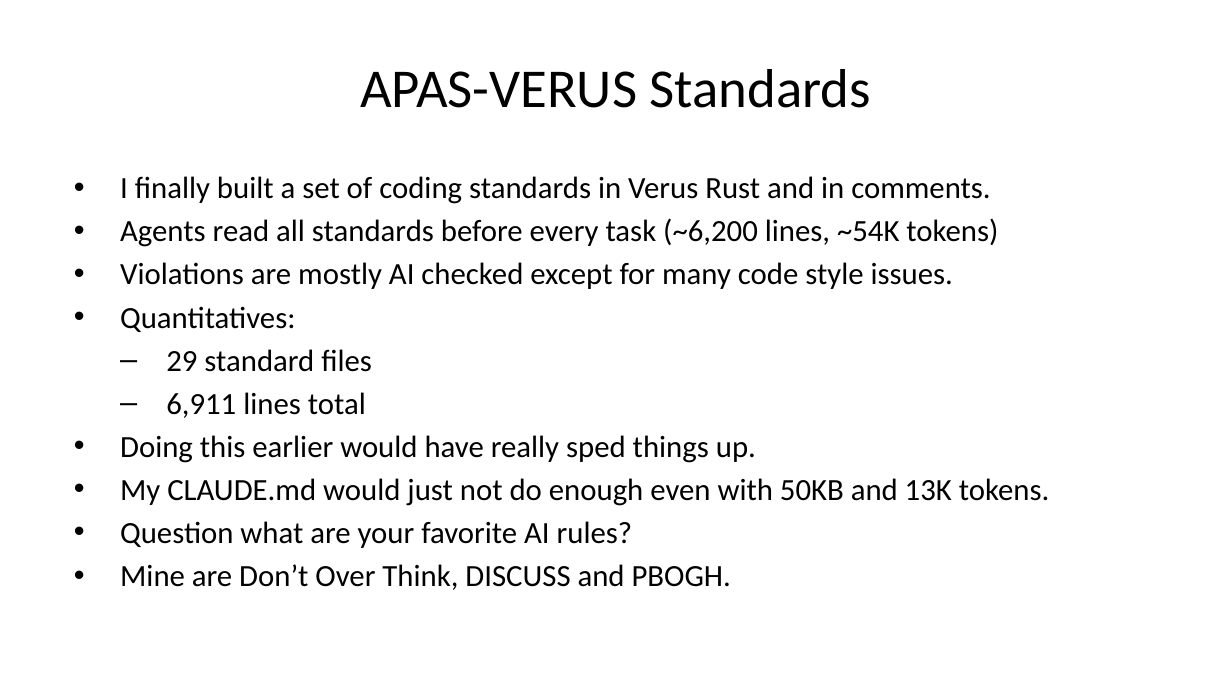
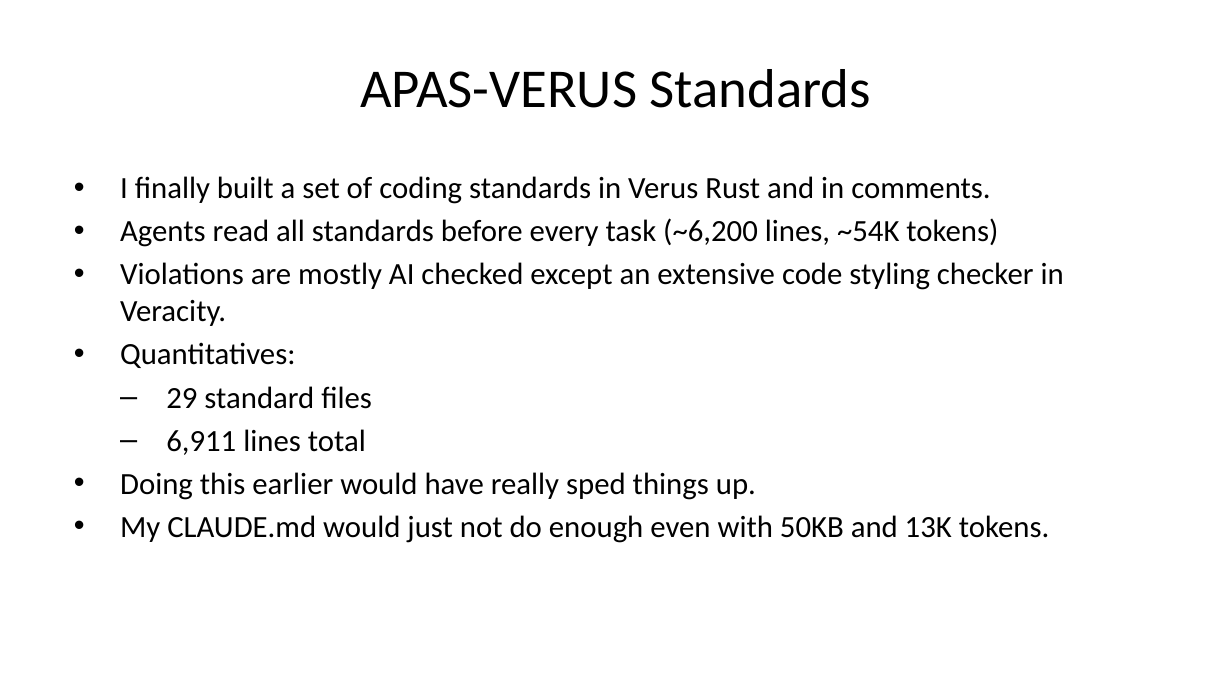
Before and after one commit to briangmilnes/APAS-VERUS, a slide deck: slide 47 of lectures/slidesMSR.pptx (slide 42 before the commit). Drawn at 1232x693 pixels with LibreOffice and Linux fonts; fonts in the diff are those of the drawing. Boxes give left, top, right and bottom in pixels: in the first picture for what was removed or moved away, otherwise in the second. Text is boxed around its words. In the diff, an @@ line names an element or a change of style, - is before the commit and + after.

```diff
--- a/lectures/slidesMSR.pptx
+++ b/lectures/slidesMSR.pptx
@@ text at [120,262,1064,326]: text changed @@
-• Violations are mostly AI checked except for many code style issues.
+• Violations are mostly AI checked except an extensive code styling checker in Veracity.
@@ text at [120,521,731,590]: paragraphs removed @@
-• Question what are your favorite AI rules?
-• Mine are Don’t Over Think, DISCUSS and PBOGH.
```
Also in this commit, not shown: 19 other slides changed, 6 slides added, 1 other file.
